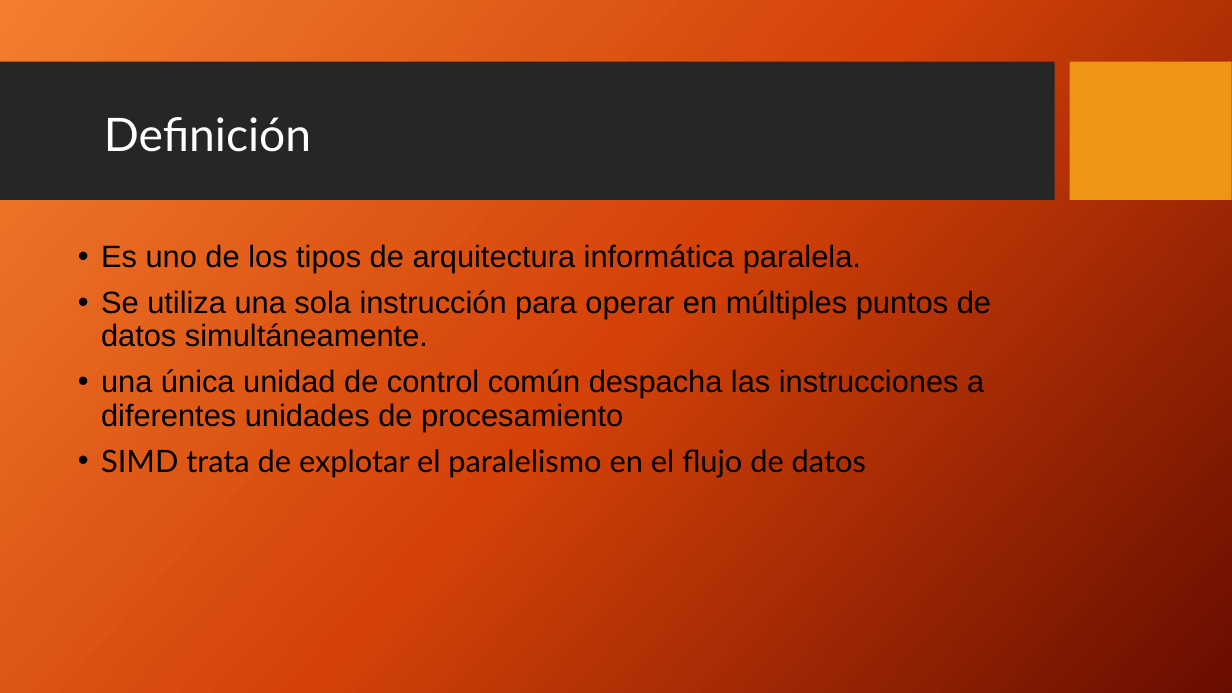
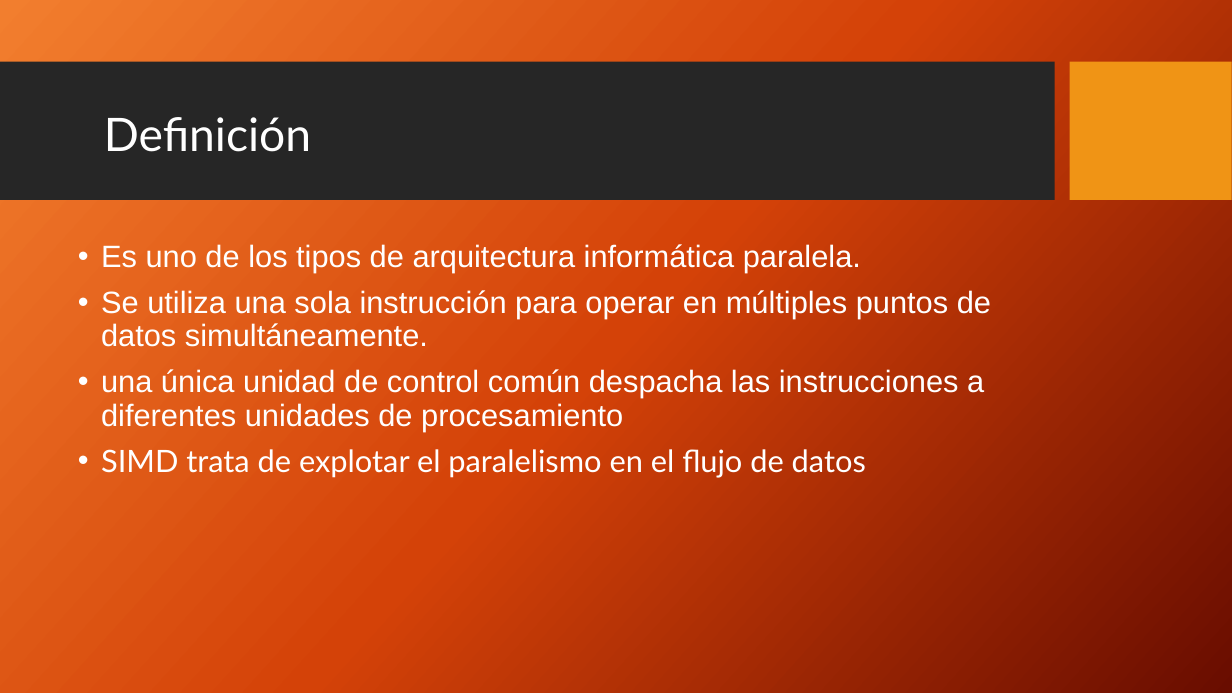
Before and after one commit to emi33/Segundo-Semestre-, a slide deck: slide 2 of Arquitectura de Hardware Computacional/Maquinas SIMD.pptx. Drawn at 1232x693 pixels with LibreOffice and Linux fonts; fonts in the diff are those of the drawing; background and template pictures are left out. Boxes give left, top, right and bottom in pixels: in the first picture for what was removed or moved away, otherwise in the second. Text is boxed around its words. In the diff, an @@ line names an element or a change of style, - is before the commit and + after.

```diff
--- a/Arquitectura de Hardware Computacional/Maquinas SIMD.pptx
+++ b/Arquitectura de Hardware Computacional/Maquinas SIMD.pptx
@@ text "Es uno de los tipos ..." at [101, 244, 991, 478]: text colour #000000 to #FFFFFF @@
```
Also in this commit, not shown: 2 other slides changed, 4 other files.
